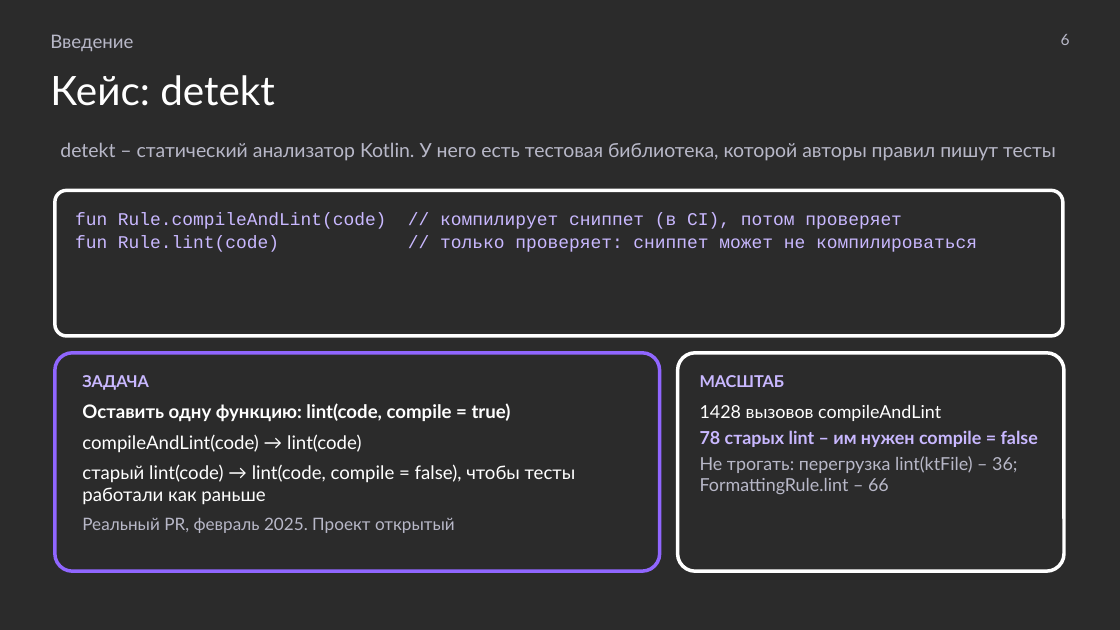
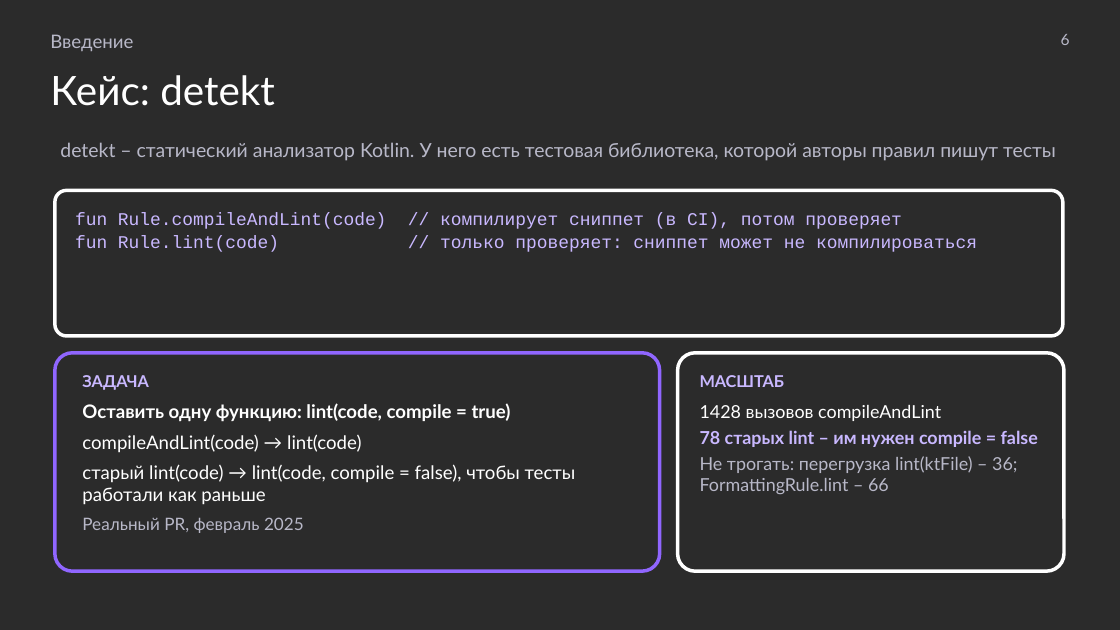
Before and after one commit to MchKosticyn/ide-refactoring-in-ai-agents, a slide deck: slide 6 of Доклад_ Рефакторинг в ИИ-агентах.pptx. Drawn at 1120x630 pixels with LibreOffice and Linux fonts; fonts in the diff are those of the drawing; background and template pictures are left out; a plain dark background stands for a picture behind light text. Boxes give left, top, right and bottom in pixels: in the first picture for what was removed or moved away, otherwise in the second. Text is boxed around its words. In the diff, an @@ line names an element or a change of style, - is before the commit and + after.

```diff
--- a/Доклад_ Рефакторинг в ИИ-агентах.pptx
+++ b/Доклад_ Рефакторинг в ИИ-агентах.pptx
@@ text in rounded rectangle at (x1=82, y1=517, x2=304, y2=533): text changed @@
-Реальный PR, февраль 2025. Проект открытый
+Реальный PR, февраль 2025
```
Also in this commit, not shown: 26 other slides changed, 1 slide removed, 1 other file.
